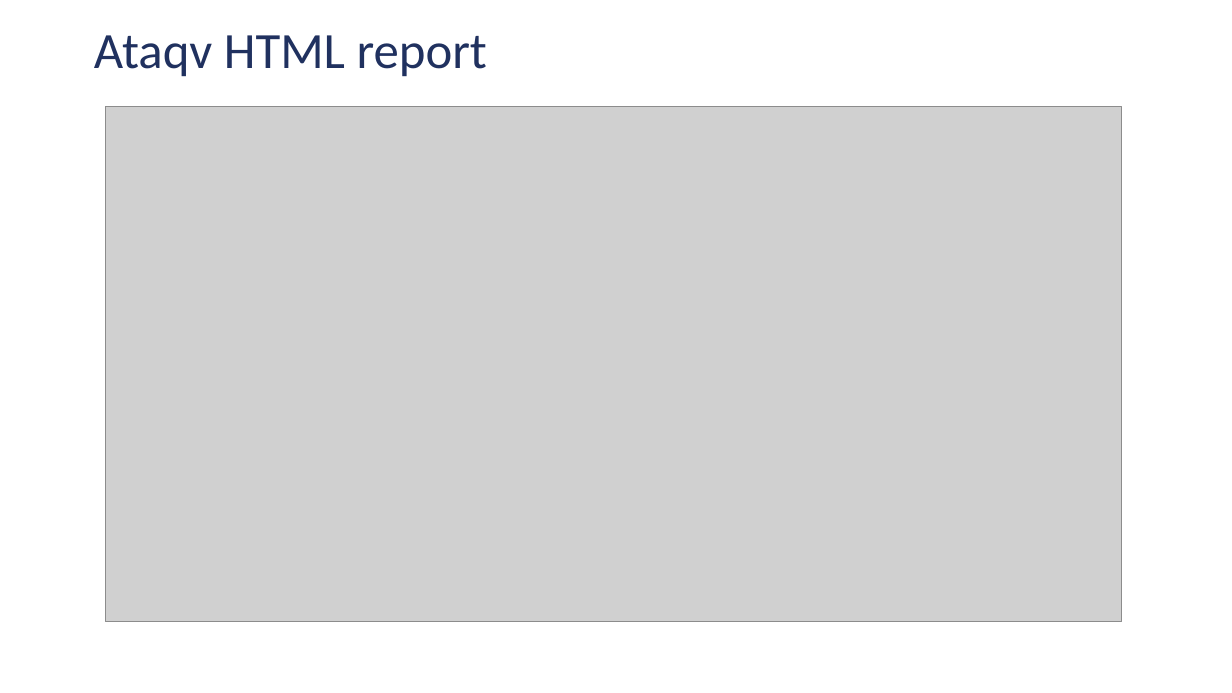
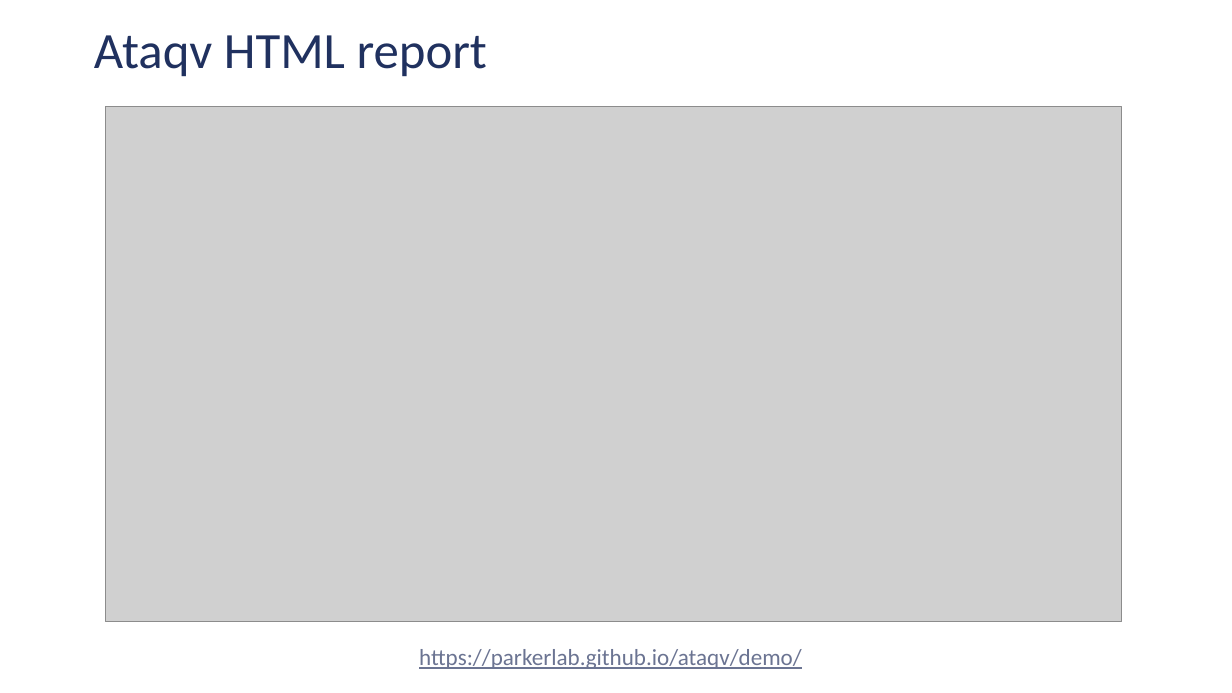
Before and after one commit to FAANG/train-aquafaang-bioinf, a slide deck: slide 17 of atac-seq/presentation/ATAC.pptx. Drawn at 1232x693 pixels with LibreOffice and Linux fonts; fonts in the diff are those of the drawing; grey boxes stand for pictures; background and template pictures are left out. Boxes give left, top, right and bottom in pixels: in the first picture for what was removed or moved away, otherwise in the second. Text is boxed around its words. In the diff, an @@ line names an element or a change of style, - is before the commit and + after.

```diff
--- a/atac-seq/presentation/ATAC.pptx
+++ b/atac-seq/presentation/ATAC.pptx
@@ text added at (x1=419, y1=649, x2=802, y2=669), 18 pt, text #6B7492, underline @@
+https://parkerlab.github.io/ataqv/demo/
```
Also in this commit, not shown: 1 other file.
